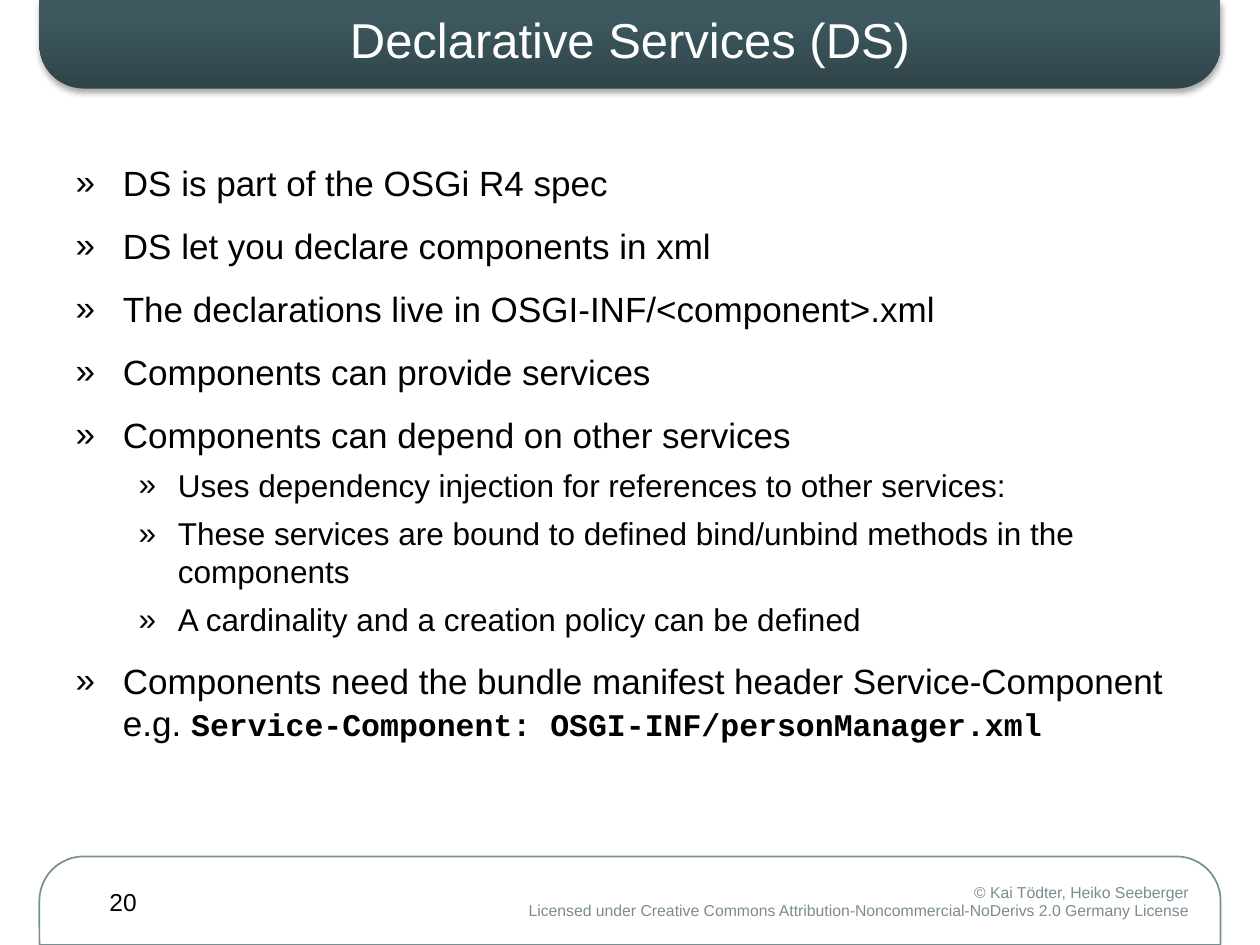
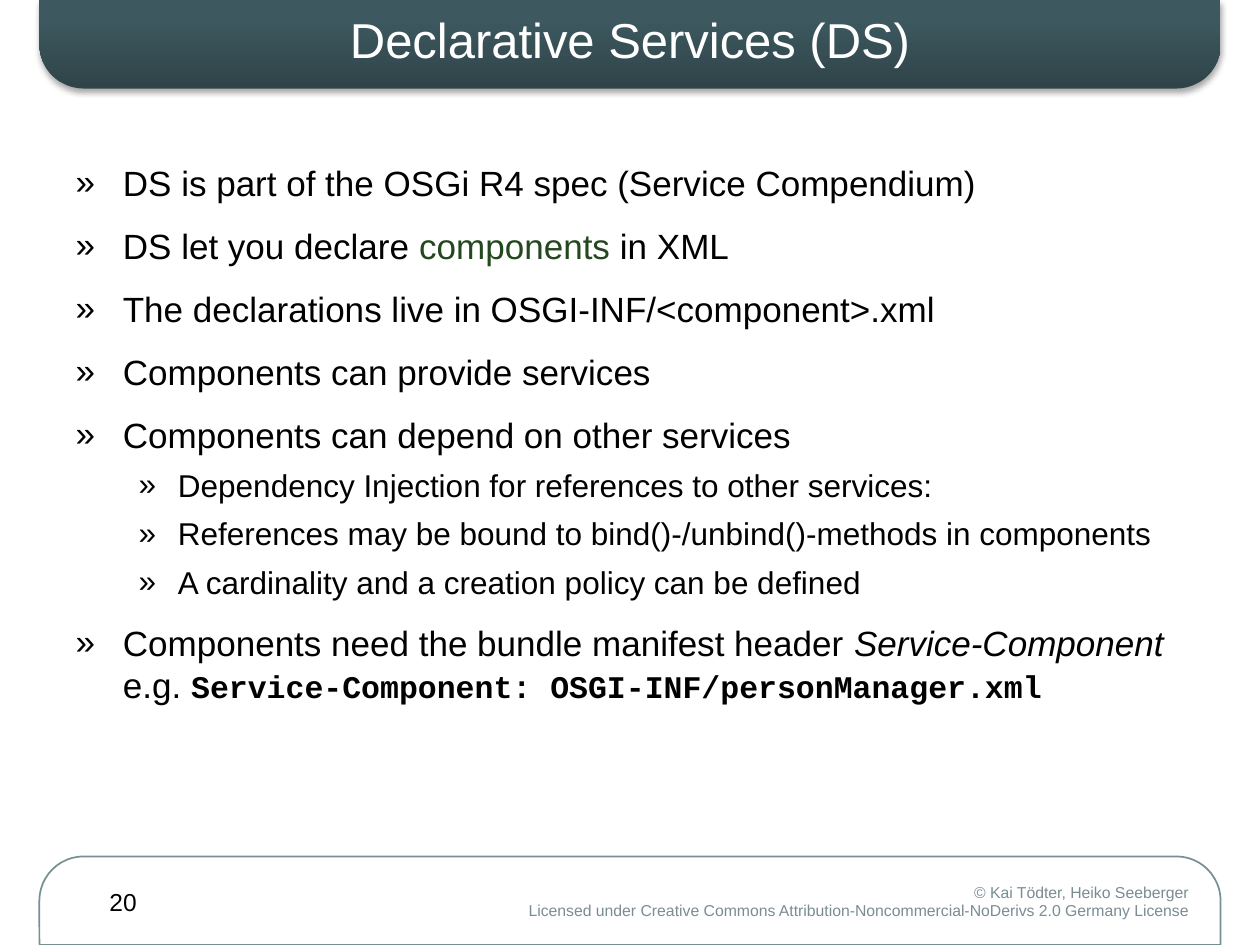
Before and after one commit to osgi-forks/osgi-person-manager, a slide deck: slide 20 of presentations/WJAX2008 DS-DM.pptx. Drawn at 1260x945 pixels with LibreOffice and Linux fonts; fonts in the diff are those of the drawing. Boxes give left, top, right and bottom in pixels: in the first picture for what was removed or moved away, otherwise in the second. Text is boxed around its words. In the diff, an @@ line names an element or a change of style, - is before the commit and + after.

```diff
--- a/presentations/WJAX2008 DS-DM.pptx
+++ b/presentations/WJAX2008 DS-DM.pptx
@@ text at bbox=[123, 170, 976, 266]: text changed @@
-» DS is part of the OSGi R4 spec
-» DS let you declare components in xml
+» DS is part of the OSGi R4 spec (Service Compendium)
+» DS let you declare components in XML
@@ text at bbox=[178, 474, 1151, 551]: text changed @@
-  » Uses dependency injection for references to other services:
-  » These services are bound to defined bind/unbind methods in the components
+  » Dependency Injection for references to other services:
+  » References may be bound to bind()-/unbind()-methods in components
@@ text at bbox=[123, 630, 1164, 705]: italic on in "Service-Component" @@
```
Also in this commit, not shown: 14 other slides changed, 13 slides added, 2 slides removed.
